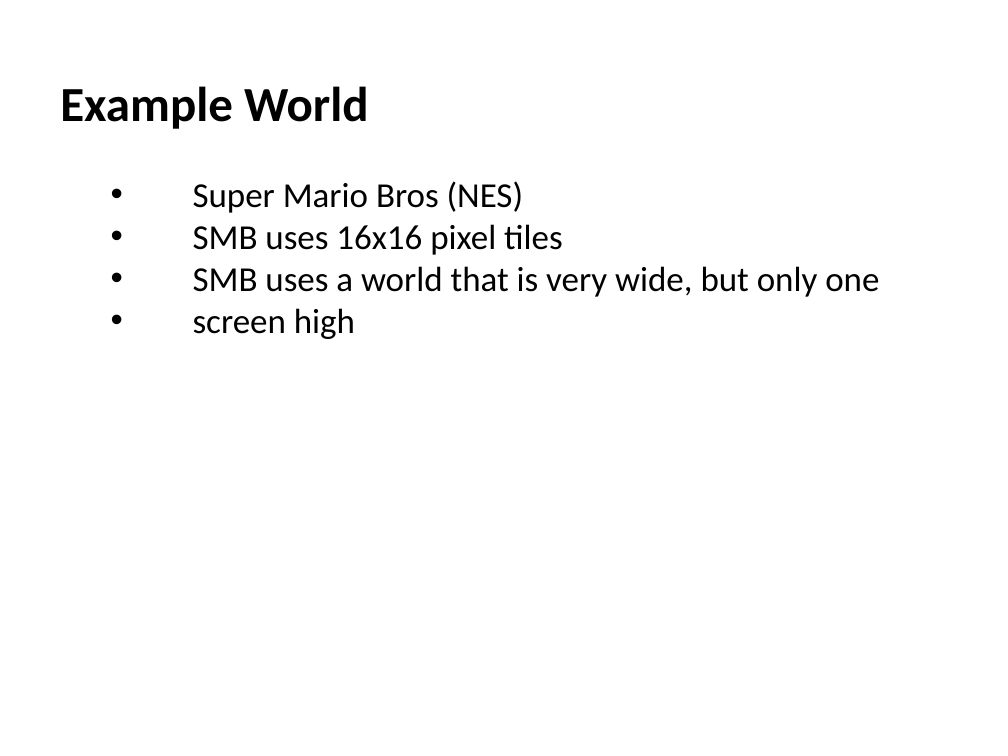
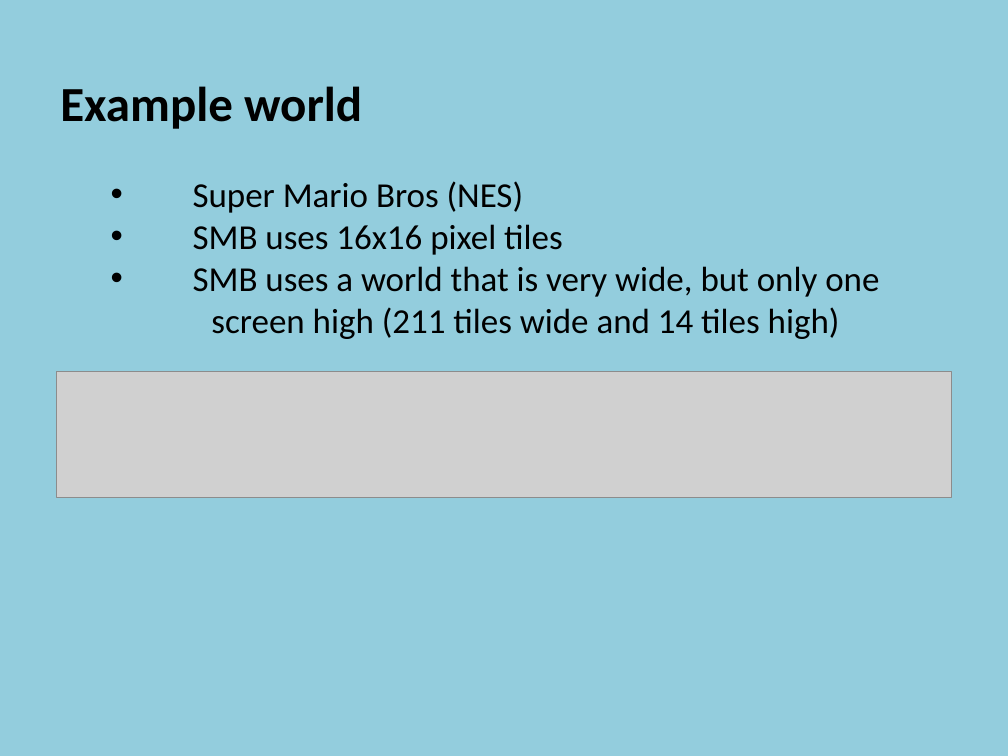
Before and after one commit to szetko/course-materials, a slide deck: slide 4 of Programming 4/07.1 Manual Scrolling Tile Map/07.1 Manual Scrolling Tile Map.pptx. Drawn at 1008x756 pixels with LibreOffice and Linux fonts; fonts in the diff are those of the drawing; grey boxes stand for pictures. Boxes give left, top, right and bottom in pixels: in the first picture for what was removed or moved away, otherwise in the second. Text is boxed around its words. In the diff, an @@ line names an element or a change of style, - is before the commit and + after.

```diff
--- a/Programming 4/07.1 Manual Scrolling Tile Map/07.1 Manual Scrolling Tile Map.pptx
+++ b/Programming 4/07.1 Manual Scrolling Tile Map/07.1 Manual Scrolling Tile Map.pptx
@@ background #FFFFFF to #93CDDD @@
@@ text at (60,86,362,129): text changed @@
-  Example World
+  Example world
@@ text at (211,307,840,339): text changed @@
-    • screen high
+    screen high (211 tiles wide and 14 tiles high)
@@ picture added at (56,371,952,497) @@
```
Also in this commit, not shown: 3 other slides changed, 16 slides added, 13 other files.
